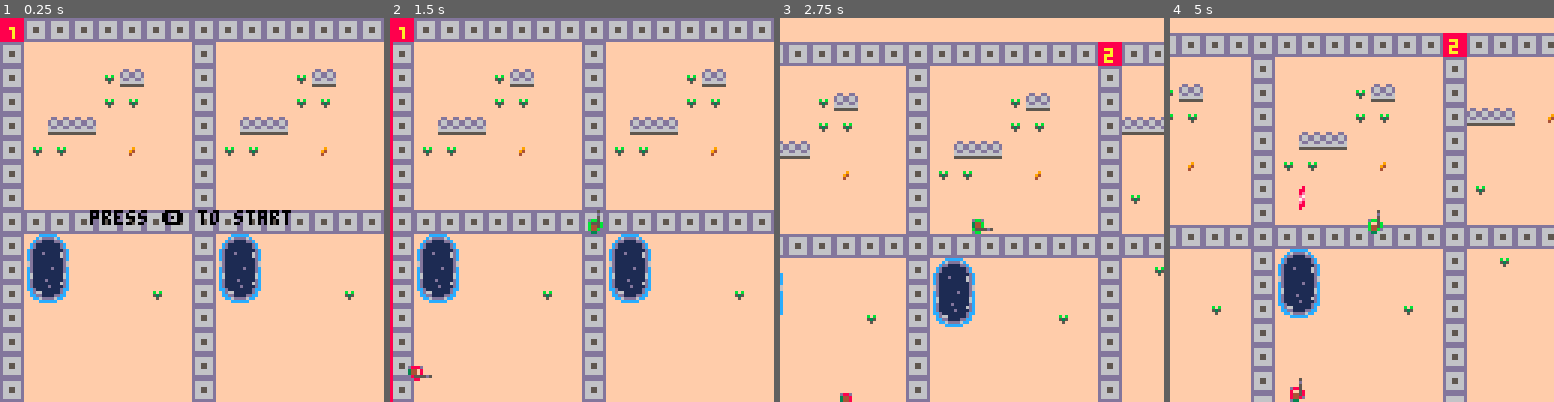
Above: before the commit, frames 1-4 (left to right).
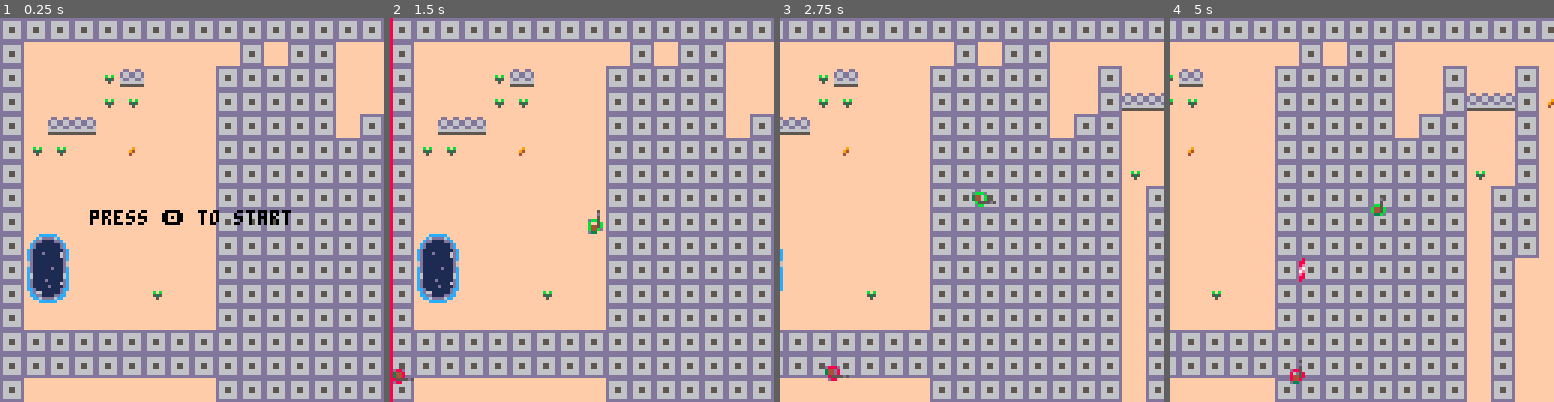
Above: after the commit, the same moments.

Repository: eduszesz/shmup
Game: PICO-8 cartridge topshooter.p8
Two runs of this game, one before a commit and one after it. Both use one fixed random seed, a clock stepped at 60 frames per second and the inputs below.
Inputs:
- Up to frame 1 (0.25 s): no input
- Up to frame 2 (1.5 s): tap X (X key) at 0.33, 1.07 s; tap O (Z key) at 0.7 s
- Up to frame 3 (2.75 s): hold Right 1.6-2.1 s; tap O (Z key) at 1.7, 2.1, 2.5 s; tap X (X key) at 1.85 s; hold Up 2.15-2.42 s; hold Right from 2.47 s (still down)
- Up to frame 4 (5 s): tap O (Z key) every 0.4 s from 2.9 to 4.9 s; tap X (X key) at 2.97, 4.08 s; release Right at 3.03 s; hold Left 3.08-3.58 s; hold Down 3.63-3.97 s; hold Right 4.02-4.68 s; hold Up from 4.73 s (still down)

The runs differ from the first frame. In frame 1, 47% of the frame differs, in the area x 0-100%, y 0-100%; in frame 2, 48%; in frame 3, 61%; in frame 4, 64%.

Commit message:
random rooms experiment

Diff:
--- a/topshooter.p8
+++ b/topshooter.p8
@@ -9,8 +9,12 @@
 	mx=0
 	my=16
 	md=0.06
+	map_w=1024
+	map_h=256
+	rooms={}
+
 	initialize()
-	for x=0,3 do
+	for x=0,7 do
 		for y=0,1 do
 			mkmap(x,y,51+x)
 		end
@@ -44,7 +48,7 @@
 function _draw()
 	cls(15)
 	map()
-	camera(p.x-64,p.y-64)
+	cam(p.x,p.y)
 	--movemap()
 	if state=="start" then
 		print("press 🅾️ to start",30,64,0)
@@ -197,9 +201,9 @@
 	end
 	if p.h>0 then
 		if p.x<0 then p.x=0 end
-		if p.x>504 then p.x=504 end
-		if p.y<0 then p.y=6 end
-		if p.y>248 then p.y=248 end
+		if p.x>map_w-8 then p.x=map_w-8 end
+		if p.y<0 then p.y=0 end
+		if p.y>map_h-8 then p.y=map_h-8 end
 	end
 end
 
@@ -756,7 +760,7 @@
 											{0,7,8,15},
 											{8,15,8,15},
 											{16,23,8,15}}
-	local mc={{1,19},{2,20},{3,21},{4,22},{5,23},{6,24},{7,25},{8,26},{9,27},{10,28}}
+	local mc={{1,19},{2,20},{3,21},{4,22},{5,23},{6,24},{7,25},{8,26},{9,27}}
 	for cx=0,8,8 do
 		for cy=0,8,8 do
 			local sp=rnd(tmp)
@@ -775,13 +779,89 @@
 end
 
 function mkmaze()
-	for x=0,64 do
-		for y=0,32 do
-
-		end
-	end
-end
-
+	local minrooms=3
+	local maxrooms=10
+	local maxw=16
+	local maxh=16
+
+
+	for x=0,127 do
+		mset(x,0,28)
+		mset(x,31,28)
+	end
+	for y=0,31 do
+		mset(0,y,28)
+		mset(127,y,28)
+	end
+
+	for i=1, 100 do
+		local ix=flr(rnd(110)+1)
+		local iy=flr(rnd(14)+1)
+		local w=maxw-flr(rnd(8))
+		local h=maxh-flr(rnd(8))
+		local r={x=ix,
+				 y=iy,
+				 x2=w,
+				 y2=h,
+				 d=false,
+				 box={x1=ix,y1=iy,x2=w,y2=h}}
+		add(rooms,r)
+	end
+	for r in all(rooms) do
+		for i=1,#rooms do
+			if coll(r,rooms[i]) and
+				r.box!=rooms[i].box then
+					r.d=true
+			end
+		end
+	end
+	for r in all(rooms) do
+		if r.d then
+			del(rooms,r)
+		end
+	end
+	for r in all(rooms) do
+		local ix=r.x
+		local iy=r.y
+		local w=r.x2
+		local h=r.y2
+		for x=ix,w do
+			mset(x,iy,28)
+			mset(x,h,28)
+		end
+		for y=iy,h do
+			mset(ix,y,28)
+			mset(w,y,28)
+		end
+	end
+
+
+end
+
+function cam(_x,_y)
+	local cx,cy=_x-64,_y-64
+	if cx<0 then --camera lower x limit
+		cx=0
+	end
+
+	if cx>(map_w-128) then --camera upper x limit
+		cx=(map_w-128)
+	end
+
+	if cy<0 then --camera lower y limit
+		cy=0
+	end
+
+	if map_h<128 then --camera upper y limit
+		cy=-32
+	end
+	if cy>=(map_h-128) and
+	map_h>=128 then
+		cy=map_h-128
+	end
+
+	camera(cx,cy)
+end
 
 function movemap()
 	--maps scrolls when player move
